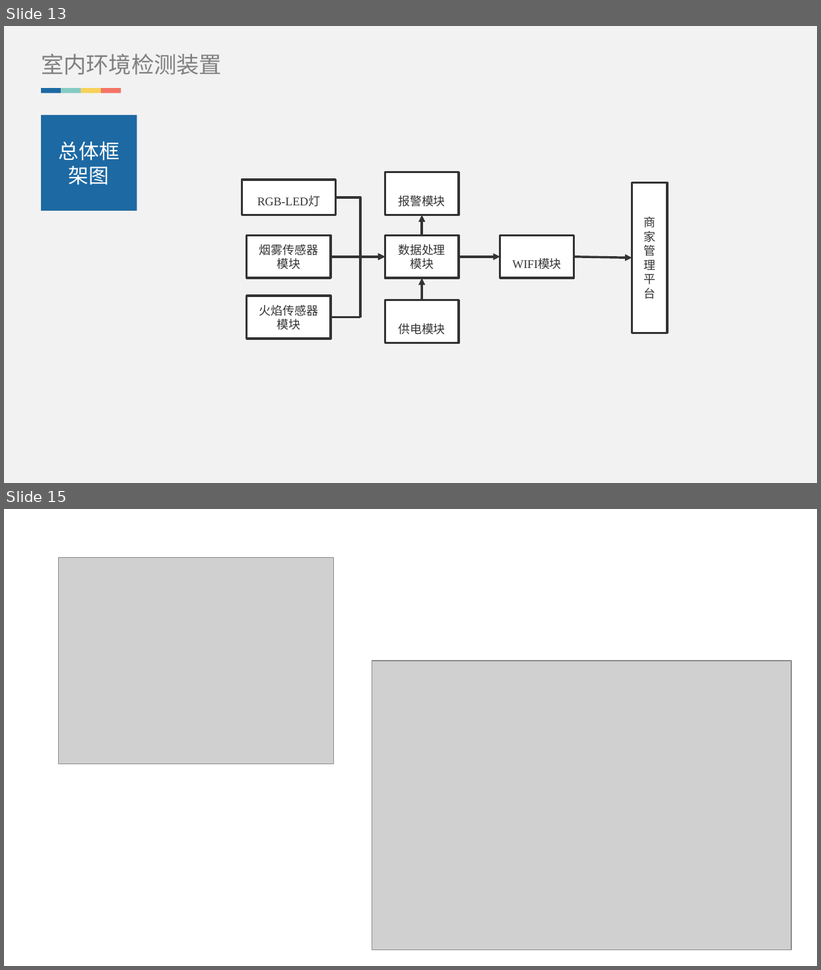
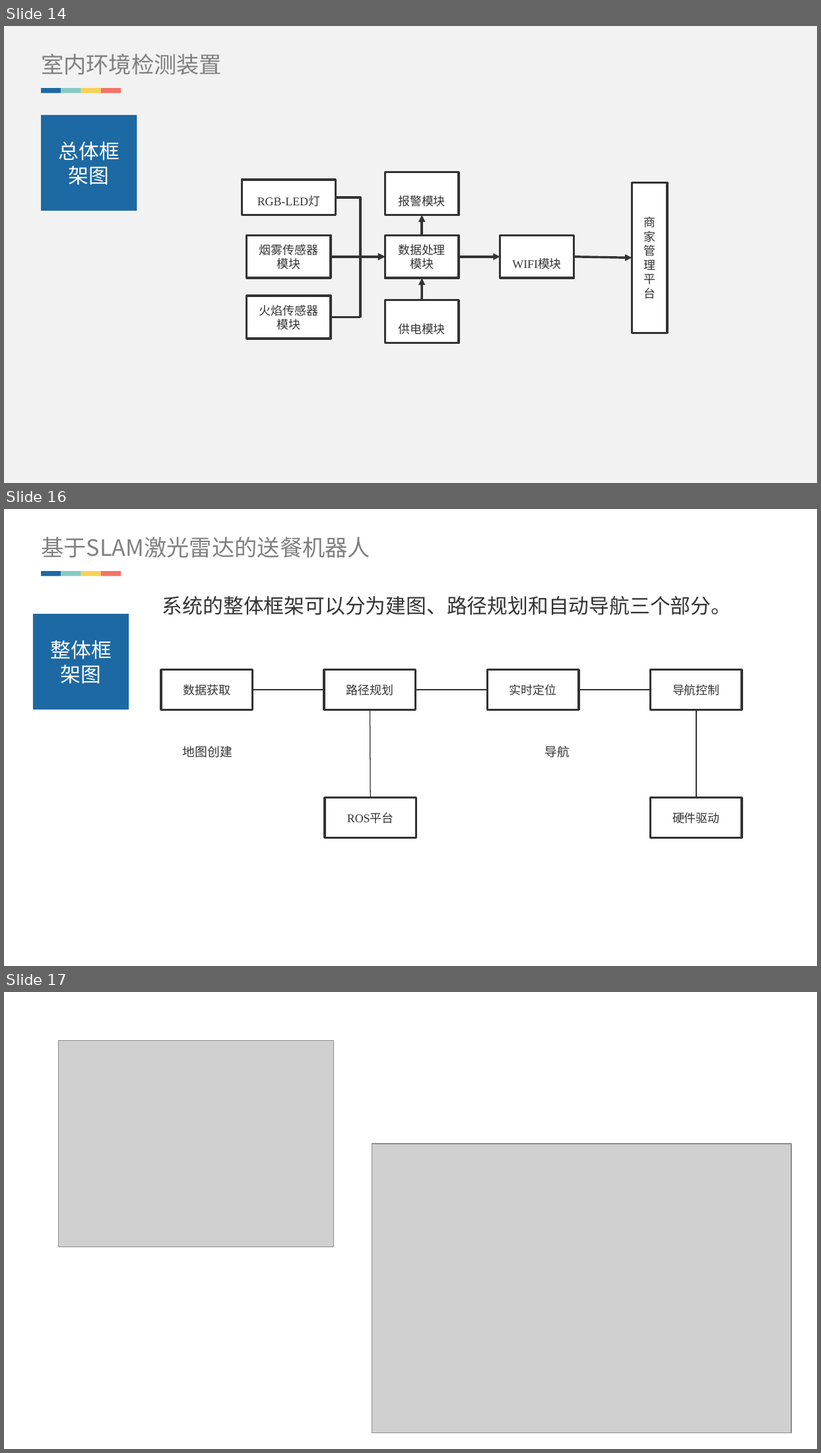
Before and after one commit to Kis-M/lunwen, a slide deck: 毕业答辩.pptx. Shown one above the other, each under a label of ours: slides 13 and 15 before the commit, slides 14, 16 and 17 after it; the slides between them are not shown. The pictures are 821x970 and 821x1453 pixels, drawn with LibreOffice and Linux fonts; fonts in the diff are those of the drawing; grey boxes stand for pictures. Boxes give left, top, right and bottom in pixels: in the first picture for what was removed or moved away, otherwise in the second. Text is boxed around its words. In the diff, an @@ line names an element or a change of style, - is before the commit and + after.

```diff
--- a/毕业答辩.pptx
+++ b/毕业答辩.pptx
@@ slide 16 added at <box>4,509,817,966</box>, background #FFFFFF @@
@@ text added at <box>41,537,370,558</box>, 20 pt, text #808080 @@
+基于SLAM激光雷达的送餐机器人
@@ group added at <box>42,572,121,576</box>: 4 rectangles @@
@@ text added at <box>162,596,731,615</box>, 18 pt, text #333333 @@
+系统的整体框架可以分为建图、路径规划和自动导航三个部分。
@@ rectangle added at <box>33,614,129,710</box>, fill #1D69A3, 18 pt, text #FFFFFF @@
+整体框架图
@@ rectangle added at <box>161,670,252,710</box>, fill #FFFFFF, outline #333333 2 pt, 10.5 pt, text #333333 @@
+数据获取
@@ rectangle added at <box>324,670,415,710</box>, fill #FFFFFF, outline #333333 2 pt, 10.5 pt, text #333333 @@
+路径规划
@@ rectangle added at <box>487,670,578,710</box>, fill #FFFFFF, outline #333333 2 pt, 10.5 pt, text #333333 @@
+实时定位
@@ rectangle added at <box>650,670,741,710</box>, fill #FFFFFF, outline #333333 2 pt, 10.5 pt, text #333333 @@
+导航控制
@@ line added from (253, 690) to (324, 690), #323232 0.75 pt @@
@@ line added from (415, 690) to (487, 690), #323232 0.75 pt @@
@@ line added from (579, 690) to (650, 690), #323232 0.75 pt @@
@@ line added from (371, 797) to (370, 710), #323232 0.75 pt @@
@@ line added from (696, 797) to (696, 710), #323232 0.75 pt @@
@@ text added at <box>183,746,232,758</box>, 11 pt, text #333333 @@
+地图创建
@@ text added at <box>545,746,570,758</box>, 11 pt, text #333333 @@
+导航
@@ rectangle added at <box>324,797,415,838</box>, fill #FFFFFF, outline #333333 2 pt, 10.5 pt, text #333333 @@
+ROS平台
@@ rectangle added at <box>650,797,741,838</box>, fill #FFFFFF, outline #333333 2 pt, 10.5 pt, text #333333 @@
+硬件驱动
@@ what was slide 13 is now slide 14 @@
@@ what was slide 15 is now slide 17 @@
```
Also in this commit, not shown: 7 slides changed, 2 other slides added, 1 slide removed, 1 other file.
